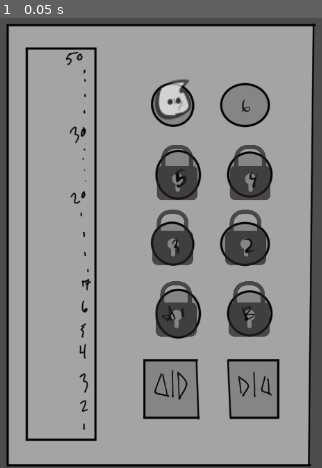
Above: before the commit, frame 1.
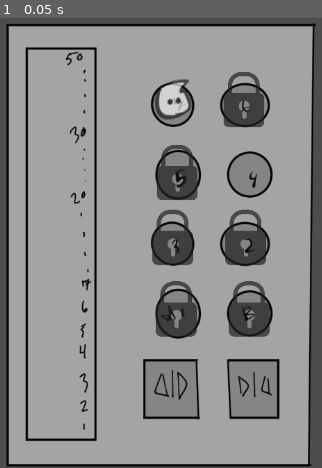
Above: after the commit, the same moment.

Repository: T3C-NEO/GoM-prototype
Game: Godot game, scene res://pannel.tscn
Same seed, same stepped clock (60 frames per second), same inputs: the game is played once before the commit and once after it. This scene is started directly instead of the project's main scene.
Inputs:
- Up to frame 1 (0.05 s): no input

The runs differ from the first frame. In frame 1, 1.9% of the frame differs, in the area x 69-85%, y 12-41%.

Commit message:
updated panel

Diff:
--- a/pannel.gd
+++ b/pannel.gd
@@ -3,16 +3,17 @@
 
 @onready var ghost = $Panel/Ghost;
 @onready var timer = $Panel/Timer;
-@onready var lock = $Panel/Lock;
+@onready var lock = $Panel/Lock3;
+@onready var lock2 = $Panel/Lock5;
 
 
 var going;
 var starting;
 
 var f6 : Vector2 = Vector2(-16, -302);
-var f5 : Vector2 = Vector2(137, -304);
-var f4 : Vector2 = Vector2(-6, -155);
-var f3 : Vector2 = Vector2(-345, -23);
+var f5 : Vector2 = Vector2(146, -155);
+var f4 : Vector2 = Vector2(-16, -11);
+var f3 : Vector2 = Vector2(-16, 131);
 var f2 : Vector2 = Vector2(181, 424);
 var fL : Vector2 = Vector2(-345, 424);
 # Called when the node enters the scene tree for the first time.
@@ -25,6 +26,8 @@
 		ghost.position = f4
 	if (Game.DebtDone == false):
 		lock.visible = true;
+	if (Game.OctoDone == false):
+		lock2.visible = true;
 
 
 # Called every frame. 'delta' is the elapsed time since the previous frame.
@@ -35,6 +38,8 @@
 		ghost.position = ghost.position.lerp(f5, delta * 4)
 	elif (going == 4):
 		ghost.position = ghost.position.lerp(f4, delta * 4)
+	elif (going == 3):
+		ghost.position = ghost.position.lerp(f3, delta * 4)
 
 
 func _on_button_5_pressed() -> void:
@@ -68,3 +73,13 @@
 	elif (going == 4):
 		Game.ghostPos = Vector2(303,213)
 		get_tree().change_scene_to_file("res://overworld3.tscn")
+	elif (going == 3):
+		Game.ghostPos = Vector2(303,213)
+		get_tree().change_scene_to_file("res://overworld_4.tscn")
+
+
+func _on_button_4_pressed() -> void:
+	if (lock2.visible == false):
+		going = 3;
+		timer.start();
+		$PanelCloseButton.visible = false;
--- a/pannel.tscn
+++ b/pannel.tscn
@@ -38,20 +38,28 @@
 offset_right = 17.1681
 offset_bottom = 229.277
 
+[node name="Button4" type="Button" parent="Panel"]
+auto_translate_mode = 1
+modulate = Color(1, 1, 1, 0)
+offset_left = -68.1015
+offset_top = 93.2693
+offset_right = 61.8985
+offset_bottom = 220.269
+
 [node name="Button5" type="Button" parent="Panel"]
 modulate = Color(1, 1, 1, 0)
-offset_left = -70.0
-offset_top = -203.0
-offset_right = 60.0
-offset_bottom = -76.0
+offset_left = -78.4647
+offset_top = -54.7773
+offset_right = 51.5353
+offset_bottom = 72.2227
 
 [node name="Button6" type="Button" parent="Panel"]
 auto_translate_mode = 1
 modulate = Color(1, 1, 1, 0)
-offset_left = 75.5038
-offset_top = -349.39
-offset_right = 200.504
-offset_bottom = -226.39
+offset_left = 87.3475
+offset_top = -204.304
+offset_right = 212.348
+offset_bottom = -81.3043
 
 [node name="Button7" type="Button" parent="Panel"]
 auto_translate_mode = 1
@@ -63,12 +71,11 @@
 
 [node name="Ghost" type="Sprite2D" parent="Panel"]
 modulate = Color(1, 1, 1, 0.631373)
-position = Vector2(-6, -155)
+position = Vector2(146.566, -156.929)
 scale = Vector2(0.802153, 0.802153)
 texture = ExtResource("3_2fbd5")
 
 [node name="Lock" type="Sprite2D" parent="Panel"]
-visible = false
 modulate = Color(1, 1, 1, 0.694118)
 position = Vector2(-4.44141, -143.605)
 scale = Vector2(0.447707, 0.447707)
@@ -76,11 +83,12 @@
 
 [node name="Lock2" type="Sprite2D" parent="Panel"]
 modulate = Color(1, 1, 1, 0.694118)
-position = Vector2(151.008, -143.605)
+position = Vector2(137.683, -299.054)
 scale = Vector2(0.447707, 0.447707)
 texture = ExtResource("4_i65nr")
 
 [node name="Lock3" type="Sprite2D" parent="Panel"]
+visible = false
 modulate = Color(1, 1, 1, 0.694118)
 position = Vector2(-14.0912, -5.20842)
 scale = Vector2(0.447707, 0.447707)
@@ -93,6 +101,7 @@
 texture = ExtResource("4_i65nr")
 
 [node name="Lock5" type="Sprite2D" parent="Panel"]
+visible = false
 modulate = Color(1, 1, 1, 0.694118)
 position = Vector2(-6.68885, 147.28)
 scale = Vector2(0.447707, 0.447707)
@@ -120,6 +129,7 @@
 offset_right = 219.0
 offset_bottom = 390.0
 
+[connection signal="pressed" from="Panel/Button4" to="." method="_on_button_4_pressed"]
 [connection signal="pressed" from="Panel/Button5" to="." method="_on_button_5_pressed"]
 [connection signal="pressed" from="Panel/Button6" to="." method="_on_button_6_pressed"]
 [connection signal="pressed" from="Panel/Button7" to="." method="_on_button_7_pressed"]
